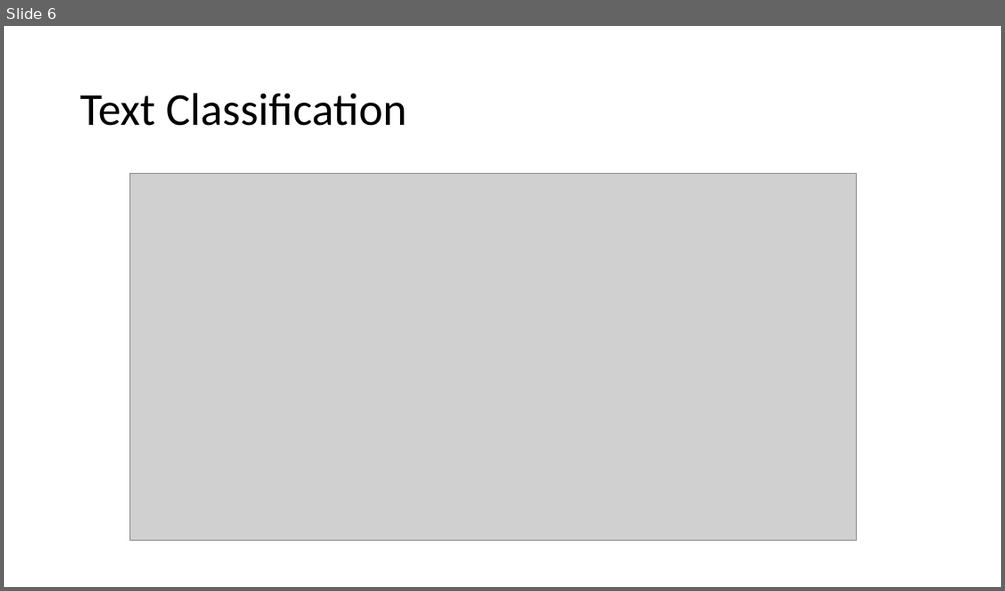
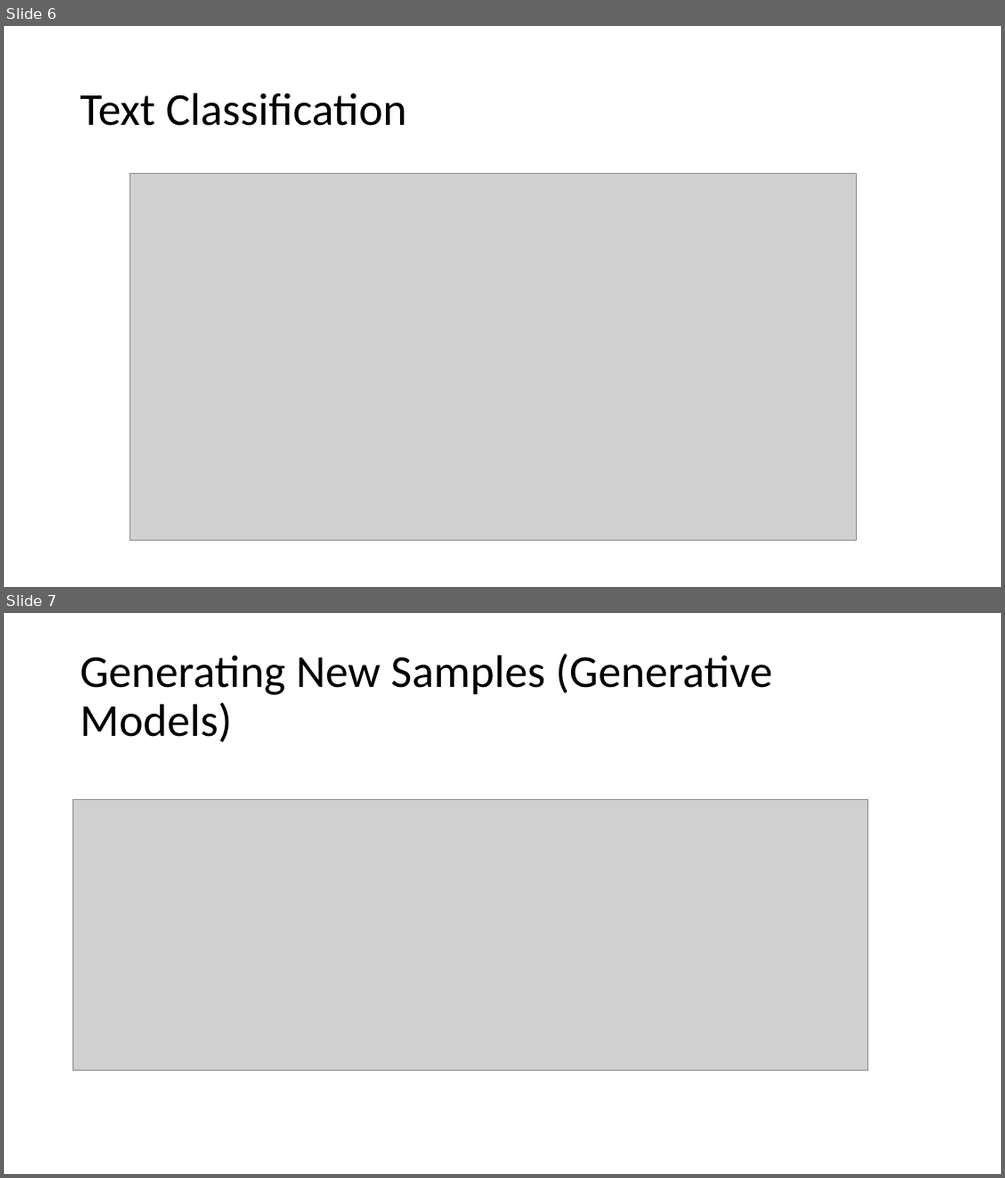
Before and after one commit to tianzheng4/tianzheng4.github.io, a slide deck: _umkc-teaching/slides/Lecture1 - Introduction.pptx. Shown one above the other, each under a label of ours: slide 6 before the commit, slides 6 and 7 after it. The pictures are 1005x591 and 1005x1178 pixels, drawn with LibreOffice and Linux fonts; fonts in the diff are those of the drawing; grey boxes stand for pictures. Boxes give left, top, right and bottom in pixels: in the first picture for what was removed or moved away, otherwise in the second. Text is boxed around its words. In the diff, an @@ line names an element or a change of style, - is before the commit and + after.

```diff
--- a/_umkc-teaching/slides/Lecture1 - Introduction.pptx
+++ b/_umkc-teaching/slides/Lecture1 - Introduction.pptx
@@ slide 7 added at (4,613,1001,1174), background #FFFFFF @@
@@ title added at (80,653,773,742), 44 pt, text #000000 @@
+Generating New Samples (Generative Models)
@@ picture added at (73,800,867,1070) @@
```
Also in this commit, not shown: 2 slides changed, 6 other slides added, 1 slide removed.
